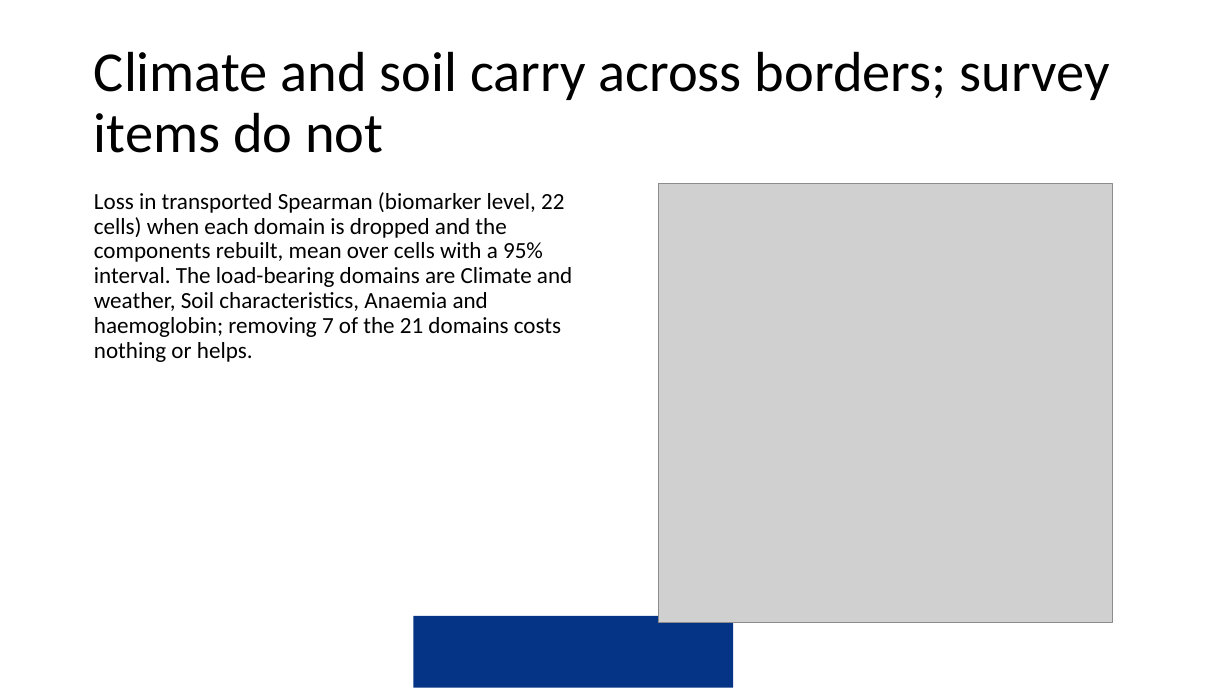
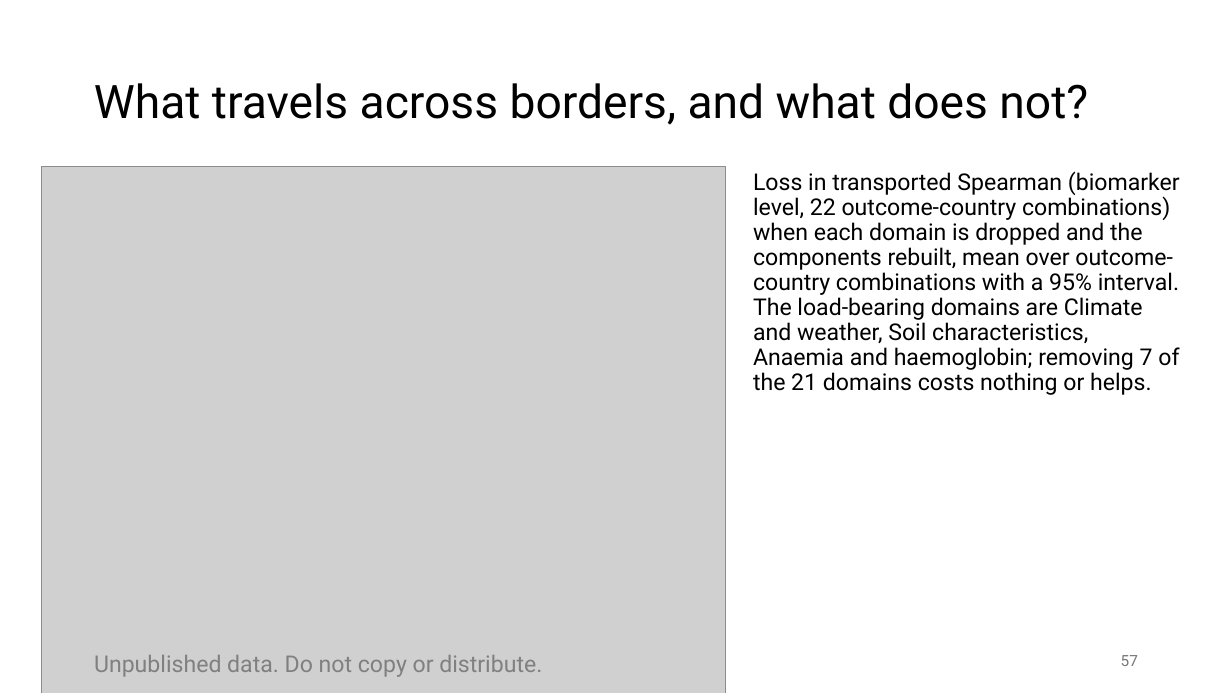
Before and after one commit to amertens/mn-prediction, a slide deck: slide 57 of docs/slides/MN-proxy-full-talk-2026-09.pptx (slide 64 before the commit). Drawn at 1232x693 pixels with LibreOffice and Linux fonts; fonts in the diff are those of the drawing; grey boxes stand for pictures; background and template pictures are left out. Boxes give left, top, right and bottom in pixels: in the first picture for what was removed or moved away, otherwise in the second. Text is boxed around its words. In the diff, an @@ line names an element or a change of style, - is before the commit and + after.

```diff
--- a/docs/slides/MN-proxy-full-talk-2026-09.pptx
+++ b/docs/slides/MN-proxy-full-talk-2026-09.pptx
@@ title at [94, 83, 1088, 125]: text changed; size 44 to 36 pt; font Calibri to Roboto @@
-Climate and soil carry across borders; survey items do not
+What travels across borders, and what does not?
@@ picture added at [42, 166, 726, 693] @@
@@ text at [753, 171, 1180, 395]: text changed; font Calibri to Roboto @@
-Loss in transported Spearman (biomarker level, 22 cells) when each domain is dropped and the components rebuilt, mean over cells with a 95% interval. The load-bearing domains are Climate and weather, Soil characteristics, Anaemia and haemoglobin; removing 7 of the 21 domains costs nothing or helps.
+Loss in transported Spearman (biomarker level, 22 outcome-country combinations) when each domain is dropped and the components rebuilt, mean over outcome-country combinations with a 95% interval. The load-bearing domains are Climate and weather, Soil characteristics, Anaemia and haemoglobin; removing 7 of the 21 domains costs nothing or helps.
@@ picture removed at [658, 184, 1113, 623] @@
@@ rectangle removed at [413, 616, 733, 689] @@
@@ text added at [94, 655, 542, 677], 18 pt, text #808080 @@
+Unpublished data. Do not copy or distribute.
@@ page number added at [1121, 655, 1138, 666], 12 pt, text #797979 @@
+57
```
Also in this commit, not shown: 68 other slides changed, 23 slides added, 30 slides removed, 22 other files.
